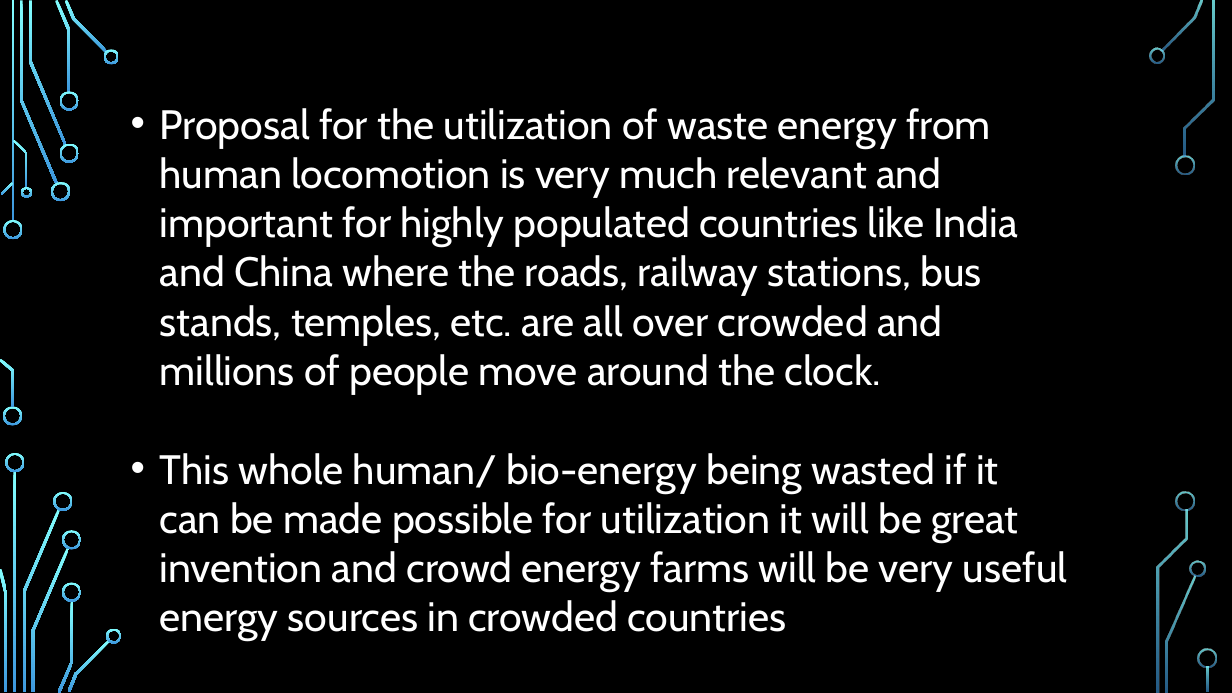
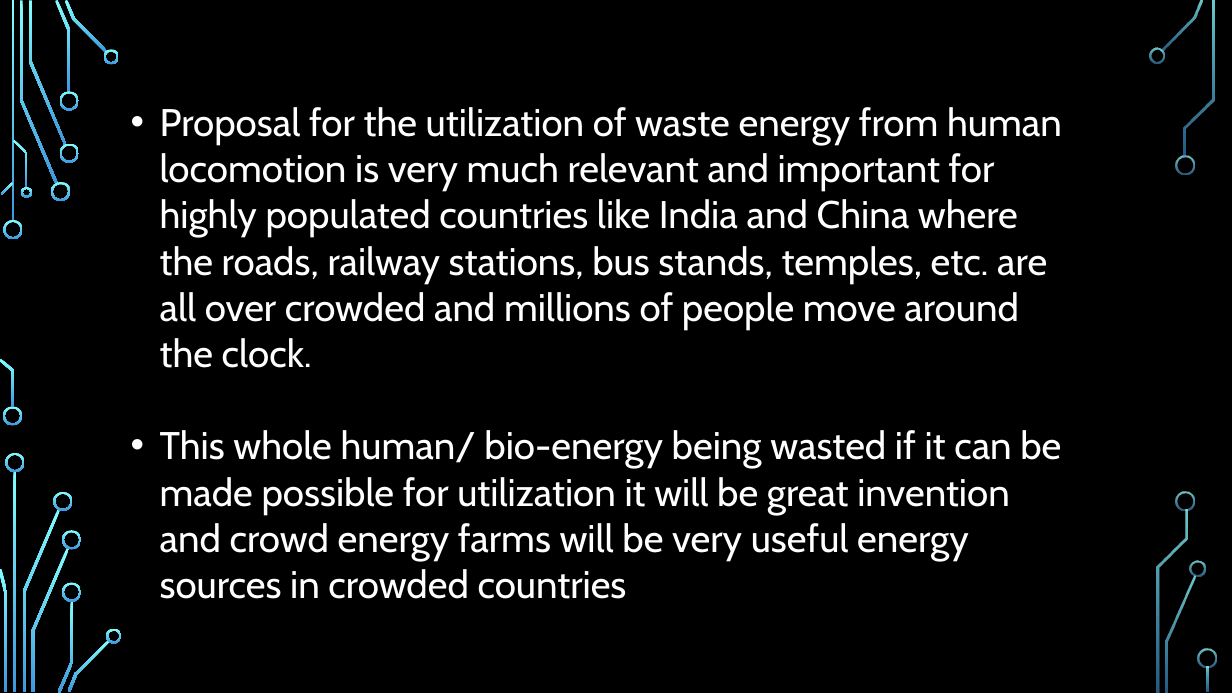
Before and after one commit to Abbashozefa/MINI-PROJECT-SEM1, a slide deck: slide 3 of mini project sem 1.pptx. Drawn at 1232x693 pixels with LibreOffice and Linux fonts; fonts in the diff are those of the drawing; background and template pictures are left out. Boxes give left, top, right and bottom in pixels: in the first picture for what was removed or moved away, otherwise in the second. Text is boxed around its words. In the diff, an @@ line names an element or a change of style, - is before the commit and + after.

```diff
--- a/mini project sem 1.pptx
+++ b/mini project sem 1.pptx
@@ text "Proposal for the utilization of ..." at [160,107,1062,599]: size 32 to 30 pt @@
```
Also in this commit, not shown: 1 other slide changed.
